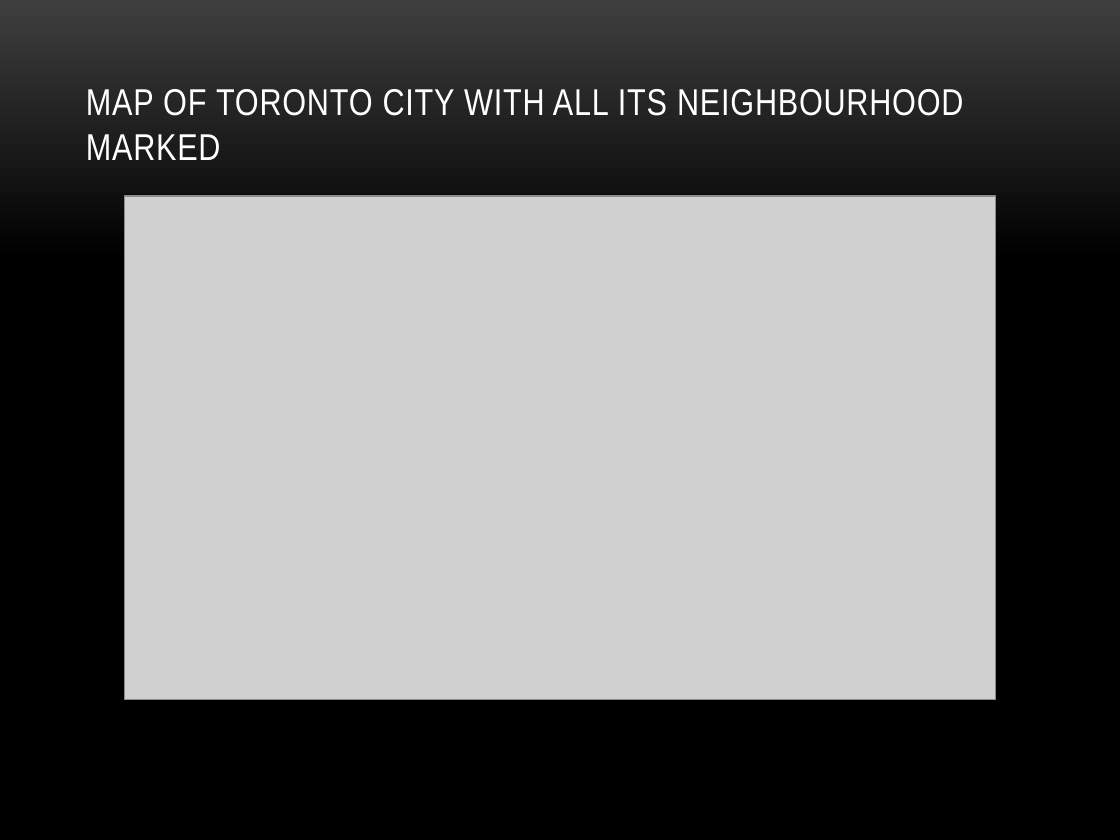
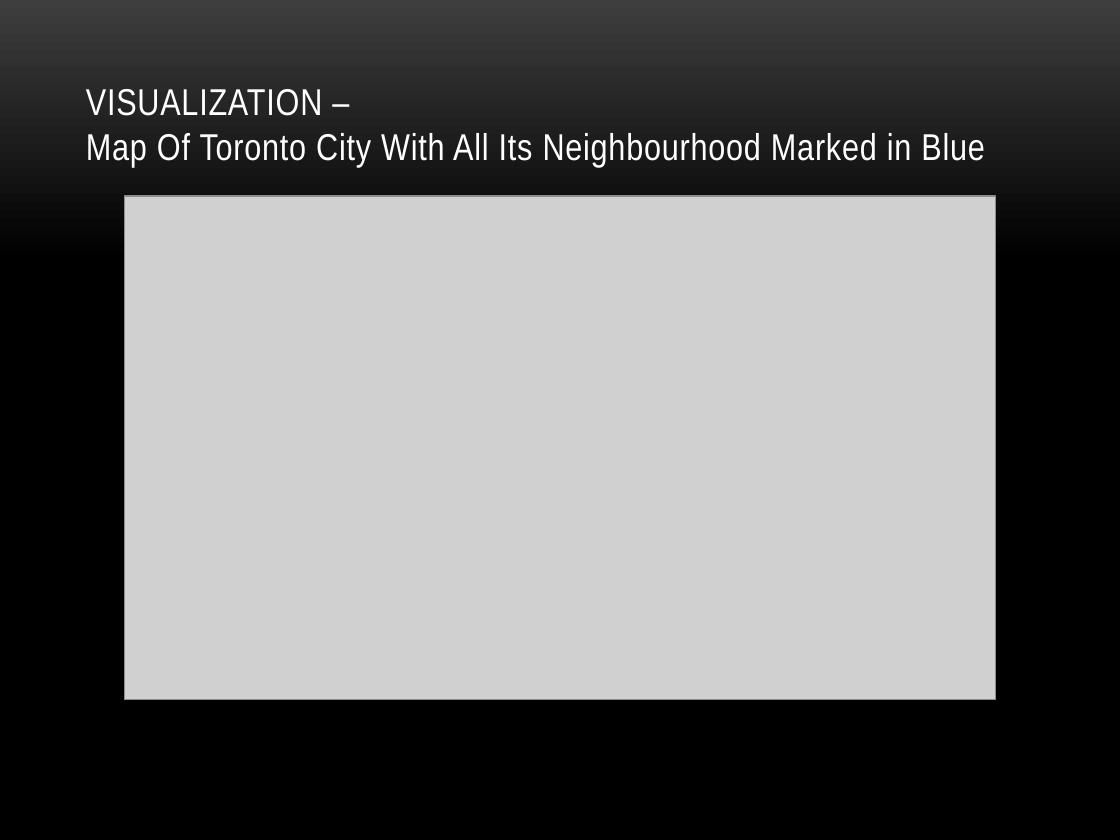
Before and after one commit to LovinChristy/COURSERA_CAPSTONE_PROJECT, a slide deck: slide 6 of Presentation_Capstone_Project.pptx (slide 5 before the commit). Drawn at 1120x840 pixels with LibreOffice and Linux fonts; fonts in the diff are those of the drawing; grey boxes stand for pictures; background and template pictures are left out. Boxes give left, top, right and bottom in pixels: in the first picture for what was removed or moved away, otherwise in the second. Text is boxed around its words. In the diff, an @@ line names an element or a change of style, - is before the commit and + after.

```diff
--- a/Presentation_Capstone_Project.pptx
+++ b/Presentation_Capstone_Project.pptx
@@ title at (86, 89, 985, 167): text changed @@
-MAP OF TORONTO CITY WITH ALL ITS NEIGHBOURHOOD MARKED
+VISUALIZATION –
+Map Of Toronto City With All Its Neighbourhood Marked in Blue
```
Also in this commit, not shown: 4 other slides changed, 1 slide added, 1 other file.
